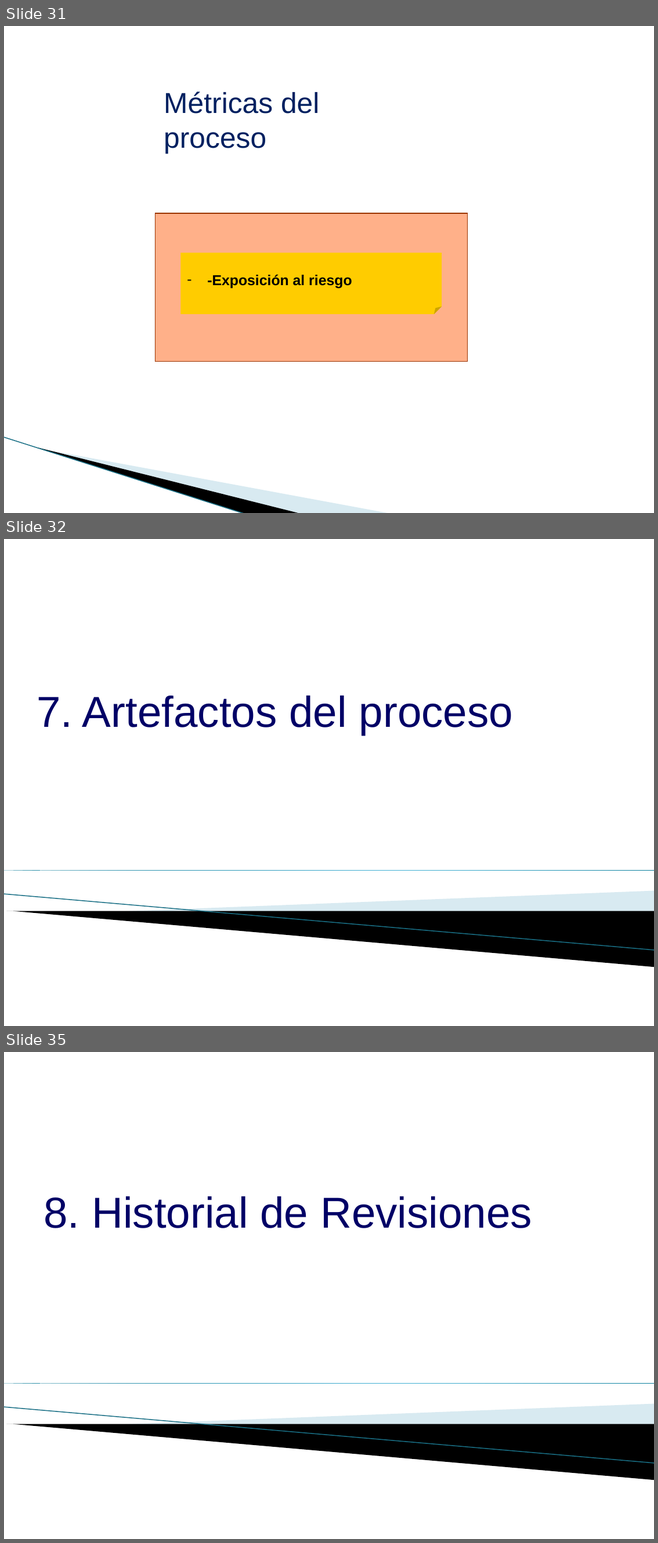
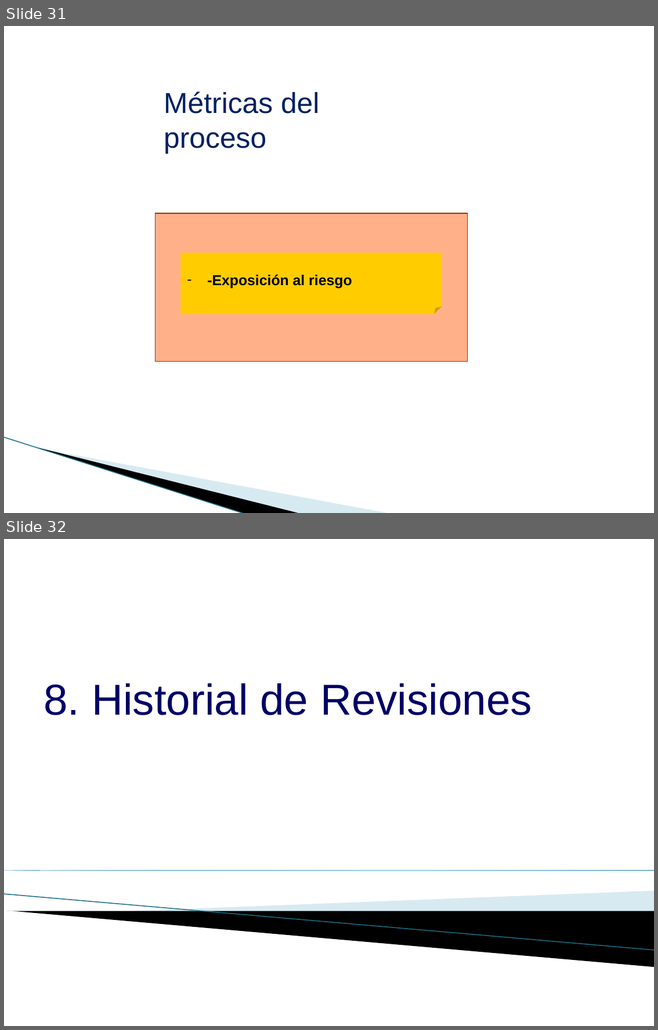
Before and after one commit to CreativeCheeseGame/BoundPhysic, a slide deck: Area de Proceso PP-PMC/PGPRO_0.2_2015 Proceso_de_gestion_de_proyectos.ppt.pptx. Shown one above the other, each under a label of ours: slides 31, 32 and 35 before the commit, slides 31 and 32 after it; the slides between them are not shown. The pictures are 658x1543 and 658x1030 pixels, drawn with LibreOffice and Linux fonts; fonts in the diff are those of the drawing; background and template pictures are left out. Boxes give left, top, right and bottom in pixels: in the first picture for what was removed or moved away, otherwise in the second. Text is boxed around its words. In the diff, an @@ line names an element or a change of style, - is before the commit and + after.

```diff
--- a/Area de Proceso PP-PMC/PGPRO_0.2_2015 Proceso_de_gestion_de_proyectos.ppt.pptx
+++ b/Area de Proceso PP-PMC/PGPRO_0.2_2015 Proceso_de_gestion_de_proyectos.ppt.pptx
@@ slide 32 removed at [4,539,654,1026], background #FFFFFF; not listed: 4 template elements that a slide beside it also shows @@
@@ text removed at [36,696,513,735] @@
-7. Artefactos del proceso
@@ what was slide 35 is now slide 32 @@
```
Also in this commit, not shown: 8 slides changed, 2 other slides removed, 17 other files.
